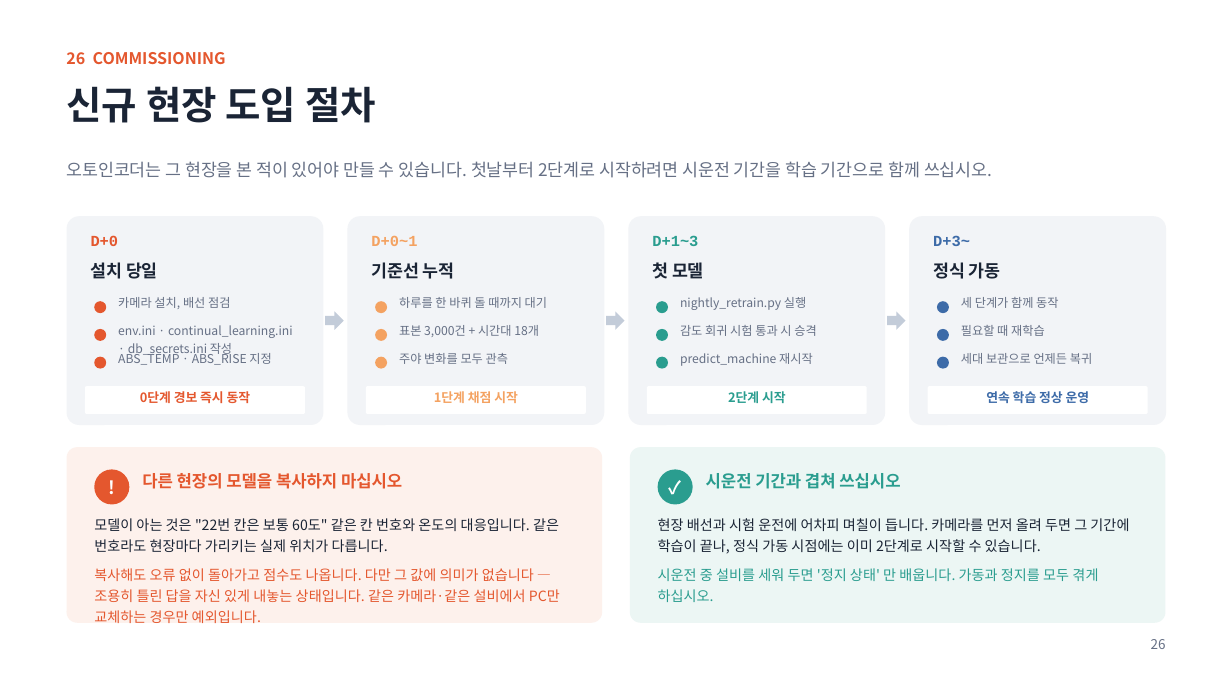
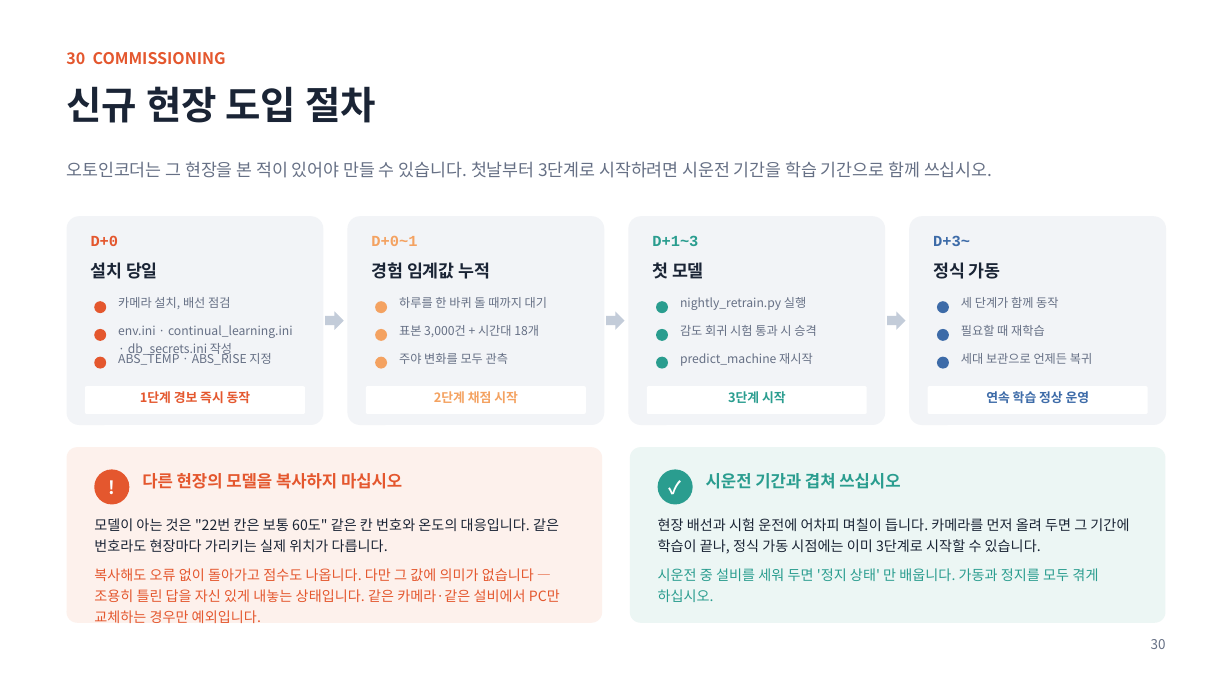
Before and after one commit to oskwon65/MultiModal_FireCam, a slide deck: slide 31 of 멀티모달_화재감지_모니터링_설치매뉴얼.pptx (slide 27 before the commit). Drawn at 1232x693 pixels with LibreOffice and Linux fonts; fonts in the diff are those of the drawing. Boxes give left, top, right and bottom in pixels: in the first picture for what was removed or moved away, otherwise in the second. Text is boxed around its words. In the diff, an @@ line names an element or a change of style, - is before the commit and + after.

```diff
--- a/멀티모달_화재감지_모니터링_설치매뉴얼.pptx
+++ b/멀티모달_화재감지_모니터링_설치매뉴얼.pptx
@@ text at bbox=[66, 52, 226, 64]: text changed @@
-26 COMMISSIONING
+30 COMMISSIONING
@@ text at bbox=[66, 161, 992, 178]: text changed @@
-오토인코더는 그 현장을 본 적이 있어야 만들 수 있습니다. 첫날부터 2단계로 시작하려면 시운전 기간을 학습 기간으로 함께 쓰십시오.
+오토인코더는 그 현장을 본 적이 있어야 만들 수 있습니다. 첫날부터 3단계로 시작하려면 시운전 기간을 학습 기간으로 함께 쓰십시오.
@@ text at bbox=[371, 262, 491, 279]: text changed @@
-기준선 누적
+경험 임계값 누적
@@ text at bbox=[140, 391, 251, 403]: text changed @@
-0단계 경보 즉시 동작
+1단계 경보 즉시 동작
@@ text at bbox=[434, 391, 518, 403]: text changed @@
-1단계 채점 시작
+2단계 채점 시작
@@ text at bbox=[728, 391, 786, 403]: text changed @@
-2단계 시작
+3단계 시작
@@ text at bbox=[658, 518, 1129, 554]: text changed @@
-현장 배선과 시험 운전에 어차피 며칠이 듭니다. 카메라를 먼저 올려 두면 그 기간에 학습이 끝나, 정식 가동 시점에는 이미 2단계로 시작할 수 있습니다.
+현장 배선과 시험 운전에 어차피 며칠이 듭니다. 카메라를 먼저 올려 두면 그 기간에 학습이 끝나, 정식 가동 시점에는 이미 3단계로 시작할 수 있습니다.
@@ text at bbox=[1151, 639, 1166, 649]: text changed @@
-26
+30
```
Also in this commit, not shown: 11 other slides changed, 4 slides added, 46 other files.
